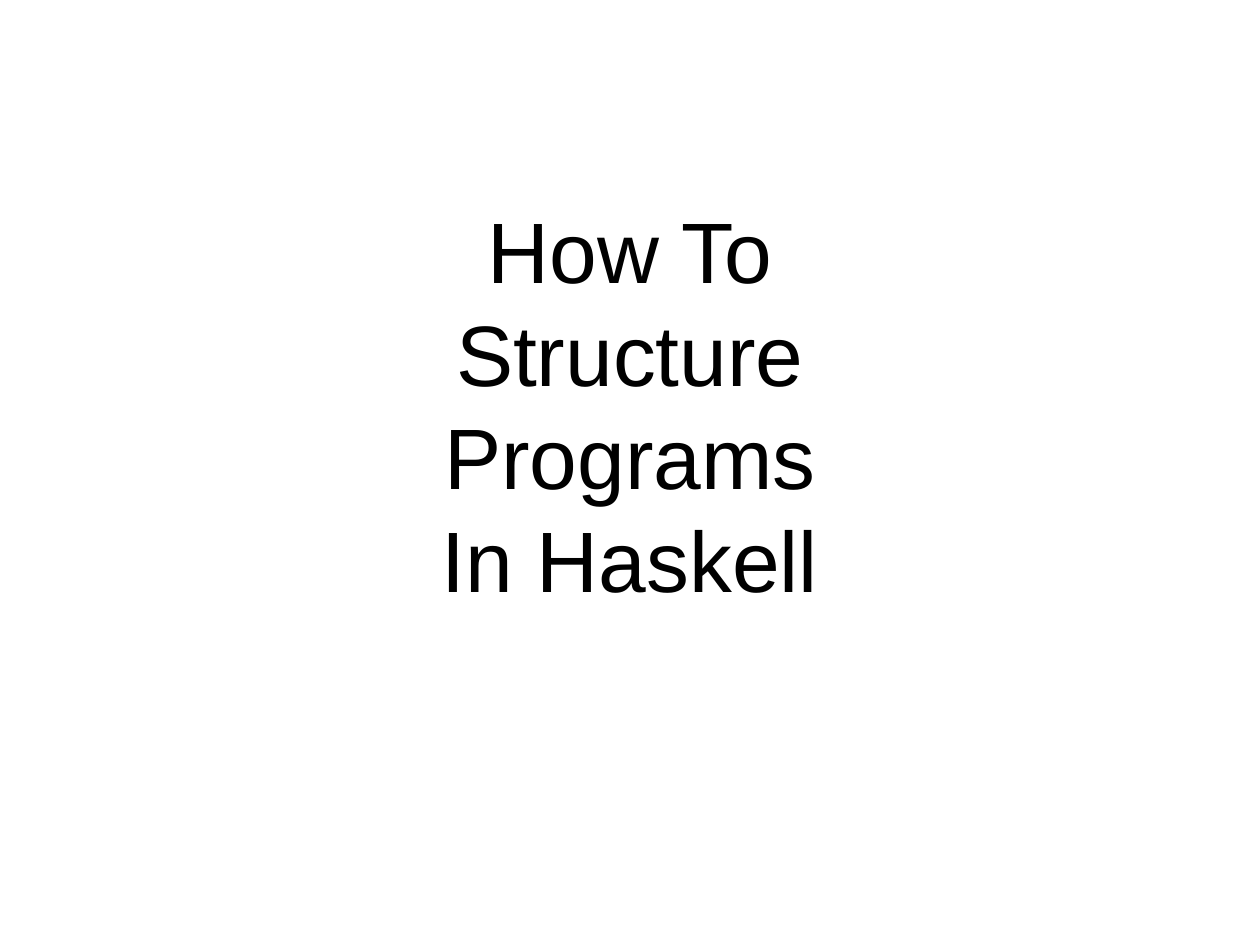
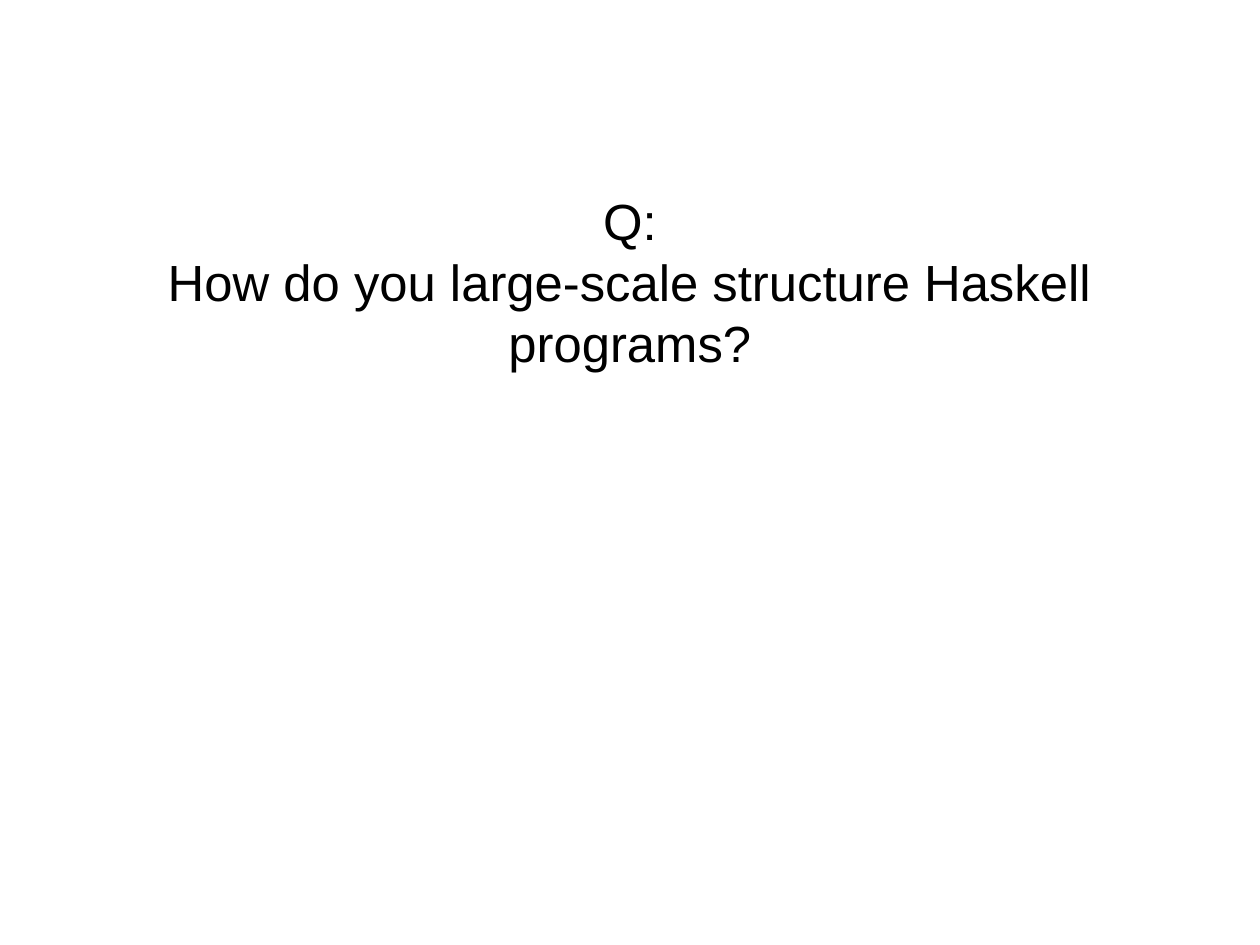
Before and after one commit to bhurt/presentations, a slide deck: slide 5 of hsgems.odp (slide 1 before the commit). Drawn at 1260x945 pixels with LibreOffice and Linux fonts; fonts in the diff are those of the drawing. Boxes give left, top, right and bottom in pixels: in the first picture for what was removed or moved away, otherwise in the second. Text is boxed around its words. In the diff, an @@ line names an element or a change of style, - is before the commit and + after.

```diff
--- a/hsgems.odp
+++ b/hsgems.odp
@@ subtitle at box(168, 204, 1091, 373): text changed; size 54 to 32 pt @@
-How To
-Structure
-Programs
-In Haskell
+Q:
+How do you large-scale structure Haskell programs?
```
Also in this commit, not shown: 63 slides added.
